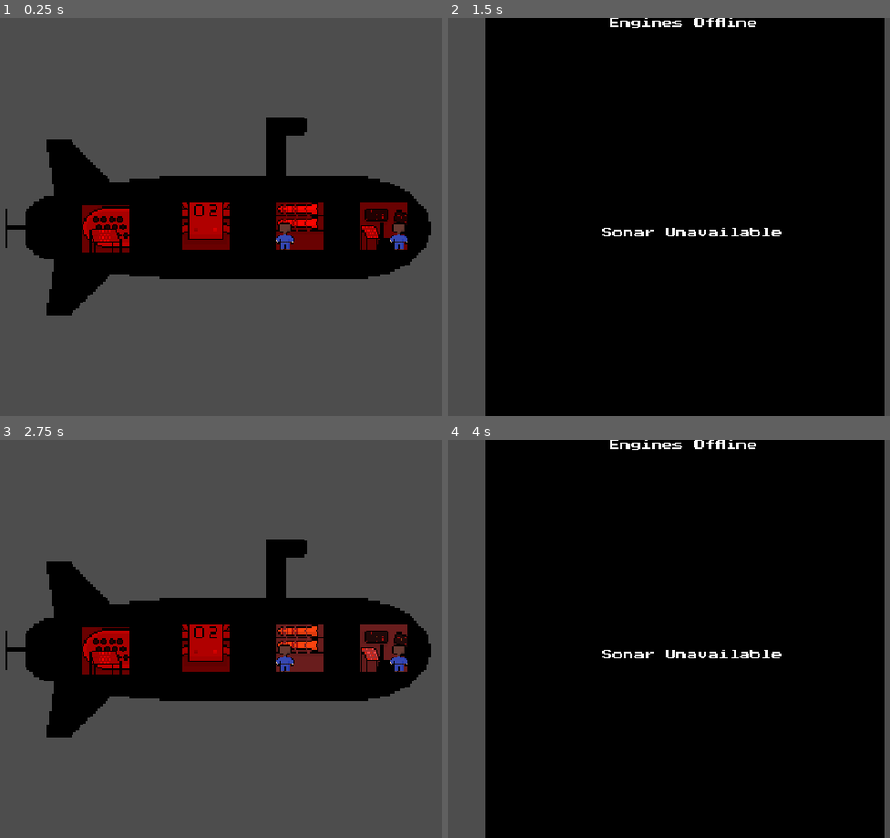
Above: before the commit, frames 1-4 (two rows, left to right).
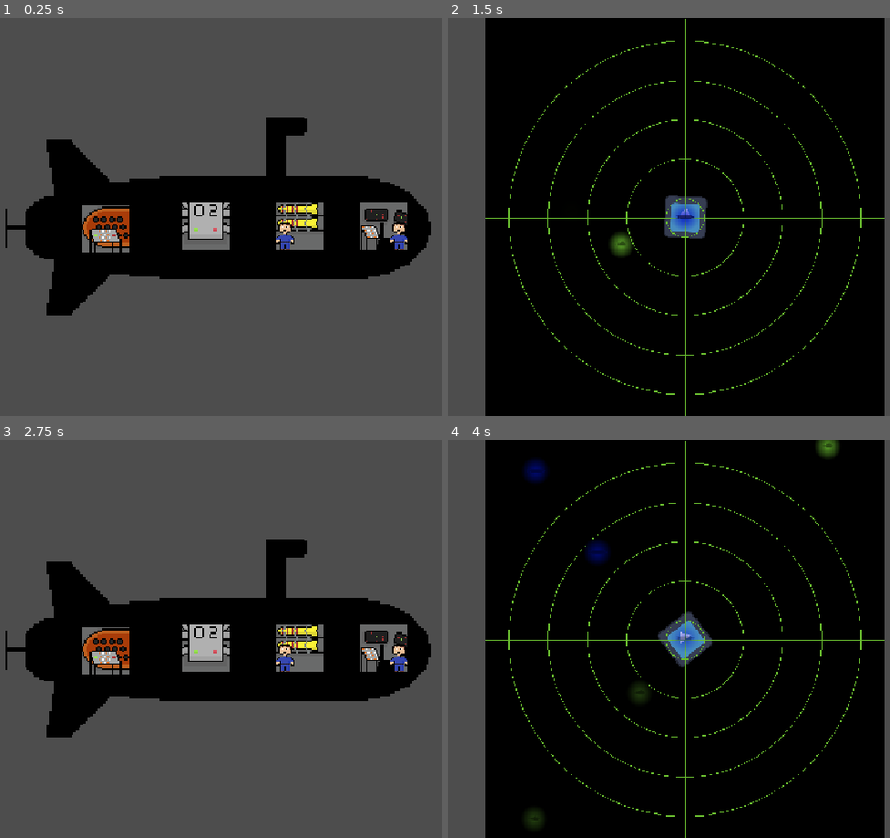
Above: after the commit, the same moments.

Repository: AJISGit/Ludum-Dare-60-Game
Game: Godot game, scene res://scenes/main_scene.tscn
Same seed, same stepped clock (60 frames per second), same inputs: the game is played once before the commit and once after it. The engine's default icon, where the game draws it, is replaced by a stand-in: a white triangle on a blue panel in a dark square. Sound files missing from this copy of the repository are replaced by a short silence.
Inputs (mouse positions are in pixels of both pictures, inside the frame that each line leads up to):
- Up to frame 1 (0.25 s): no input
- Up to frame 2 (1.5 s): tap Enter at 0.5 s; move the mouse to (554, 228) at 0.52 s; press the mouse at (554, 228) at 0.53 s; hold D (phys_sub_right) 0.53-1.28 s; tap Space (switch_view) at 1.25 s; move the mouse to (748, 228) at 1.27 s; release the mouse at (748, 228) at 1.28 s; hold S (phys_sub_down) from 1.28 s (still down); click (748, 228) at 1.35 s
- Up to frame 3 (2.75 s): move the mouse to (309, 551) at 2.02 s; release S (phys_sub_down) at 2.03 s; hold D (phys_sub_right) from 2.03 s (still down); hold Space (switch_view) from 2.03 s (still down); click (309, 551) at 2.3 s
- Up to frame 4 (4 s): tap Enter at 2.75 s; move the mouse to (651, 650) at 2.77 s; release D (phys_sub_right) at 2.78 s; release Space (switch_view) at 2.78 s; hold W (phys_sub_up) 2.78-3.53 s; click (651, 650) at 2.85 s; tap Space (switch_view) at 3.5 s; move the mouse to (832, 650) at 3.52 s; press the mouse at (832, 650) at 3.53 s; hold A (phys_sub_left) from 3.53 s (still down)

The runs differ from the first frame. In frame 1, 3.9% of the frame differs, in the area x 18-93%, y 46-59%; in frame 2, 3.1%; in frame 3, 3.7%; in frame 4, 3.9%, in the area x 8-99%, y 0-100%.

Commit message:
Torpedoes

Diff:
--- a/resources/control_sys.tres
+++ b/resources/control_sys.tres
@@ -5,5 +5,6 @@
 [resource]
 script = ExtResource("1_1d1cx")
 id = 3
+value = 100.0
 fix_speed = 10.0
 metadata/_custom_type_script = "uid://b36sxc2lviqa2"
--- a/resources/engine_sys.tres
+++ b/resources/engine_sys.tres
@@ -4,5 +4,6 @@
 
 [resource]
 script = ExtResource("1_4ropy")
+value = 100.0
 fix_speed = 10.0
 metadata/_custom_type_script = "uid://b36sxc2lviqa2"
--- a/resources/oxygen_sys.tres
+++ b/resources/oxygen_sys.tres
@@ -5,6 +5,6 @@
 [resource]
 script = ExtResource("1_cy4mr")
 id = 2
-value = null
+value = 100.0
 fix_speed = 10.0
 metadata/_custom_type_script = "uid://b36sxc2lviqa2"
--- a/resources/torpedo_sys.tres
+++ b/resources/torpedo_sys.tres
@@ -5,5 +5,6 @@
 [resource]
 script = ExtResource("1_u1k7a")
 id = 1
+value = 100.0
 fix_speed = 10.0
 metadata/_custom_type_script = "uid://b36sxc2lviqa2"
--- a/scenes/game.tscn
+++ b/scenes/game.tscn
@@ -13,6 +13,7 @@
 [ext_resource type="Script" uid="uid://ce3rnhregc0hv" path="res://scripts/view_switcher.gd" id="11_kvpfn"]
 [ext_resource type="AudioStream" uid="uid://beqhrwpur3275" path="res://sounds/enemy_engine.ogg" id="12_dinhu"]
 [ext_resource type="Script" uid="uid://c558yqssehsiy" path="res://scripts/loop_audio.gd" id="13_kvuet"]
+[ext_resource type="Script" uid="uid://brqos2olwbbb" path="res://scripts/cursor_thing.gd" id="13_trtic"]
 
 [node name="Game" type="Node2D" unique_id=1595279973]
 
@@ -60,6 +61,7 @@
 offset_left = 250.0
 offset_right = 290.0
 offset_bottom = 40.0
+script = ExtResource("13_trtic")
 
 [node name="SubViewport" type="SubViewport" parent="SubViewportContainer" unique_id=387261511]
 unique_name_in_owner = true
--- a/scenes/game_world.tscn
+++ b/scenes/game_world.tscn
@@ -23,7 +23,7 @@
 unique_name_in_owner = true
 position = Vector2(478, 334)
 scale = Vector2(0.05, 0.05)
-max_velocity = 400.0
+max_velocity = 200.0
 
 [node name="SonarThing" type="Sprite2D" parent="PhysicalSub" unique_id=1033471486]
 position = Vector2(0, 20)
@@ -35,6 +35,21 @@
 [node name="Enemy" parent="." unique_id=386252729 instance=ExtResource("3_ywgp6")]
 modulate = Color(18.892157, 18.892157, 18.892157, 1)
 position = Vector2(262, 300.99994)
+scale = Vector2(0.1, 0.1)
+
+[node name="Enemy2" parent="." unique_id=1322219715 instance=ExtResource("3_ywgp6")]
+modulate = Color(18.892157, 18.892157, 18.892157, 1)
+position = Vector2(987.99994, -29.99997)
+scale = Vector2(0.1, 0.1)
+
+[node name="Enemy3" parent="." unique_id=97348620 instance=ExtResource("3_ywgp6")]
+modulate = Color(18.892157, 18.892157, 18.892157, 1)
+position = Vector2(119, 1043.9999)
+scale = Vector2(0.1, 0.1)
+
+[node name="Enemy4" parent="." unique_id=936535457 instance=ExtResource("3_ywgp6")]
+modulate = Color(18.892157, 18.892157, 18.892157, 1)
+position = Vector2(-1112.9999, 338.00018)
 scale = Vector2(0.1, 0.1)
 
 [node name="SonarSpinnyThing2" parent="." unique_id=1157046897 instance=ExtResource("4_0vfqx")]
--- a/scenes/physical_sub.tscn
+++ b/scenes/physical_sub.tscn
@@ -22,55 +22,58 @@
 [node name="OrbitPoints" type="Node2D" parent="." unique_id=1262405611]
 
 [node name="Point0" type="Node2D" parent="OrbitPoints" unique_id=847859014]
-position = Vector2(1110, 0)
+position = Vector2(2395, 26)
 
 [node name="Point1" type="Node2D" parent="OrbitPoints" unique_id=1381317714]
-position = Vector2(1044, 364)
+position = Vector2(2316, 665)
 
 [node name="Point2" type="Node2D" parent="OrbitPoints" unique_id=73054821]
-position = Vector2(918, 567)
+position = Vector2(2046, 1366)
 
 [node name="Point3" type="Node2D" parent="OrbitPoints" unique_id=1150085728]
-position = Vector2(738, 715)
+position = Vector2(1866, 1514)
 
 [node name="Point4" type="Node2D" parent="OrbitPoints" unique_id=2023924640]
-position = Vector2(518, 849)
+position = Vector2(741, 1989)
 
 [node name="Point5" type="Node2D" parent="OrbitPoints" unique_id=1269408697]
-position = Vector2(34, 1066)
+position = Vector2(-32, 2101)
 
 [node name="Point6" type="Node2D" parent="OrbitPoints" unique_id=1713732920]
-position = Vector2(-428, 921)
+position = Vector2(-703, 1917)
 
 [node name="Point7" type="Node2D" parent="OrbitPoints" unique_id=739440676]
-position = Vector2(-684, 754)
+position = Vector2(-1470, 1658)
 
 [node name="Point8" type="Node2D" parent="OrbitPoints" unique_id=1132218504]
-position = Vector2(-906, 409)
+position = Vector2(-1888, 868)
 
 [node name="Point9" type="Node2D" parent="OrbitPoints" unique_id=928696546]
-position = Vector2(-1034, -75)
+position = Vector2(-2226, -35)
 
 [node name="Point10" type="Node2D" parent="OrbitPoints" unique_id=946868086]
-position = Vector2(-1045, -448)
+position = Vector2(-2119, -1287)
 
 [node name="Point11" type="Node2D" parent="OrbitPoints" unique_id=1351935160]
-position = Vector2(-917, -670)
+position = Vector2(-1742, -1771)
 
 [node name="Point12" type="Node2D" parent="OrbitPoints" unique_id=161083844]
-position = Vector2(-656, -915)
+position = Vector2(-1219, -1911)
 
 [node name="Point13" type="Node2D" parent="OrbitPoints" unique_id=1031943266]
-position = Vector2(-299, -1076)
+position = Vector2(-299, -2072)
 
 [node name="Point14" type="Node2D" parent="OrbitPoints" unique_id=1595098586]
-position = Vector2(223, -1093)
+position = Vector2(223, -2089)
 
 [node name="Point15" type="Node2D" parent="OrbitPoints" unique_id=1101174933]
-position = Vector2(601, -870)
+position = Vector2(1441, -1866)
 
 [node name="Point16" type="Node2D" parent="OrbitPoints" unique_id=1717794486]
-position = Vector2(762, -720)
+position = Vector2(2034, -1467)
 
 [node name="Point17" type="Node2D" parent="OrbitPoints" unique_id=592250576]
-position = Vector2(951, -470)
+position = Vector2(2197, -627)
+
+[node name="ShootTimer" type="Timer" parent="." unique_id=564417035]
+one_shot = true
--- /dev/null
+++ b/scenes/torpedo_target.tscn
@@ -0,0 +1,18 @@
+[gd_scene format=3 uid="uid://c3xkt54hs18ak"]
+
+[ext_resource type="Script" uid="uid://dtnn2opqmirbu" path="res://scripts/torpedotarget.gd" id="1_hwy1p"]
+[ext_resource type="Texture2D" uid="uid://dtms6omnq2be0" path="res://sprites/TorpedoTarget.png" id="2_r7ajf"]
+
+[sub_resource type="RectangleShape2D" id="RectangleShape2D_5tn8i"]
+size = Vector2(31, 33)
+
+[node name="TorpedoTarget" type="Area2D" unique_id=792753045]
+script = ExtResource("1_hwy1p")
+
+[node name="Sprite2D" type="Sprite2D" parent="." unique_id=594873064]
+visible = false
+texture = ExtResource("2_r7ajf")
+
+[node name="CollisionShape2D" type="CollisionShape2D" parent="." unique_id=907186528]
+position = Vector2(0.5, -0.5)
+shape = SubResource("RectangleShape2D_5tn8i")
--- /dev/null
+++ b/scripts/cursor_thing.gd
@@ -0,0 +1,14 @@
+extends SubViewportContainer
+
+
+func _on_mouse_entered():
+	Input.set_default_cursor_shape(Input.CursorShape.CURSOR_CROSS)
+	print("cross")
+func _on_mouse_exited():
+	print("arrow")
+	Input.set_default_cursor_shape(Input.CursorShape.CURSOR_ARROW)
+
+func _ready() -> void:
+
+	connect("mouse_entered", _on_mouse_entered)
+	connect("mouse_exited", _on_mouse_exited)
--- a/scripts/physicalsub.gd
+++ b/scripts/physicalsub.gd
@@ -3,6 +3,7 @@
 
 
 const TORPEDO_RESOURCE: PackedScene = preload("res://scenes/torpedo.tscn")
+const TARGET_RESOURCE: PackedScene = preload("res://scenes/torpedo_target.tscn")
 
 @export var sub_data: SubmarineData
 @export var speed: float = 100.0
@@ -33,18 +34,24 @@
 	if (Input.is_action_just_pressed("mouse_click") && visible && (torpedo_sys.value >= torpedo_sys.max_value)):
 
 		var bullet: Torpedo = TORPEDO_RESOURCE.instantiate()
+		var torp_target: TorpedoTarget = TARGET_RESOURCE.instantiate()
+
 		bullet.position = position
 
-		var target: Vector2 = get_local_mouse_position()
+		var target: Vector2 = get_global_mouse_position()
+		torp_target.position = target
+		torp_target.torp = bullet
+		torp_target.plr = self
+		torp_target.setup()
 
 		bullet.look_at(target)
 		bullet.from_plr = true
 		bullet.spawn_pos = bullet.position
 		bullet.physical_sub = self
-		bullet.speed = 200.0
+		bullet.speed = 210.0
 		bullet.bullet_range = 5000.0
-		bullet.visible = true
 		$"..".add_child(bullet)
+		$"..".add_child(torp_target)
 		print("Pew pew")
 
 
--- a/scripts/sonar_spinny_thing.gd
+++ b/scripts/sonar_spinny_thing.gd
@@ -4,7 +4,8 @@
 
 const BLIP_RESOURCE: PackedScene = preload("res://scenes/sonar_blip.tscn")
 const sub_blip_tex: Texture2D = preload("res://sprites/SonarBlipSub.png")
-const sub_blip_torp: Texture2D = preload("res://sprites/SonarBlipTorp.png")
+const sub_blip_torp: Texture2D = preload("res://sprites/SonarBlipGoodTorp.png")
+const sub_blip_torp_good: Texture2D = preload("res://sprites/SonarBlipTorp.png")
 var control_sys: Subsystem
 
 
@@ -32,7 +33,7 @@
 
 	rotation_degrees += 360 * delta
 
-func spawn_blip(pos: Vector2, is_sub: bool):
+func spawn_blip(pos: Vector2, is_sub: bool, plr_torp: bool):
 
 	if (control_sys.value < control_sys.max_value): return
 
@@ -46,17 +47,24 @@
 	if (is_sub):
 		blip.texture = sub_blip_tex
 	else:
-		blip.texture = sub_blip_torp
+		if (!plr_torp):
+			blip.texture = sub_blip_torp_good
+		else:
+			blip.texture = sub_blip_torp
 
 	blip.setup()
 	$"../".add_child(blip)
 
 func _on_area_entered(area: Area2D) -> void:
+	if (area as TorpedoTarget): return
 	if (area as Torpedo):
-		spawn_blip(area.position, false)
+		if (area.from_plr):
+			spawn_blip(area.position, false, true)
+		else:
+			spawn_blip(area.position, false, false)
 	else:
-		spawn_blip(area.position, true)
+		spawn_blip(area.position, true, false)
 
 func _on_body_entered(body: Node2D) -> void:
 	if (body.name == "PhysicalSub"): return
-	spawn_blip(body.position, true)
+	spawn_blip(body.position, true, false)
--- a/scripts/torpedo.gd
+++ b/scripts/torpedo.gd
@@ -32,7 +32,10 @@
 
 	else:
 		if (!from_plr): return
-		if (!(body as Enemy)): pass
+		if (!(body as Enemy) && !(body as Torpedo)): return
+		if (body as Torpedo):
+			if (body.from_plr):
+				return
 		body.queue_free()
 
 	queue_free()
--- /dev/null
+++ b/scripts/torpedotarget.gd
@@ -0,0 +1,34 @@
+class_name TorpedoTarget
+extends Area2D
+
+
+var torp: Torpedo
+var plr: PhysicalSub
+var node2d_thing: Node2D
+
+
+func _ready() -> void:
+
+	print("Target")
+	connect("area_entered", _on_area_entered)
+
+
+func _on_torp_die() -> void:
+	queue_free()
+
+func setup() -> void:
+	torp.connect("tree_exiting", _on_torp_die)
+	node2d_thing = Node2D.new()
+	plr.add_child(node2d_thing)
+	node2d_thing.global_position = global_position
+
+func _process(_delta: float) -> void:
+#	$Sprite2D.global_position = node2d_thing.global_position
+	pass
+
+func _on_area_entered(area: Area2D):
+	if (area as Torpedo):
+		var area_torp: Torpedo = area as Torpedo
+		if (area_torp == torp):
+			print("death to target time yay")
+			queue_free()
Not shown, added: scripts/cursor_thing.gd.uid
Not shown, added: scripts/torpedotarget.gd.uid
Binary file added: sprites/SonarBlipGoodTorp.png
Not shown, added: sprites/SonarBlipGoodTorp.png.import
Binary file added: sprites/TorpedoTarget.png
Not shown, added: sprites/TorpedoTarget.png.import
